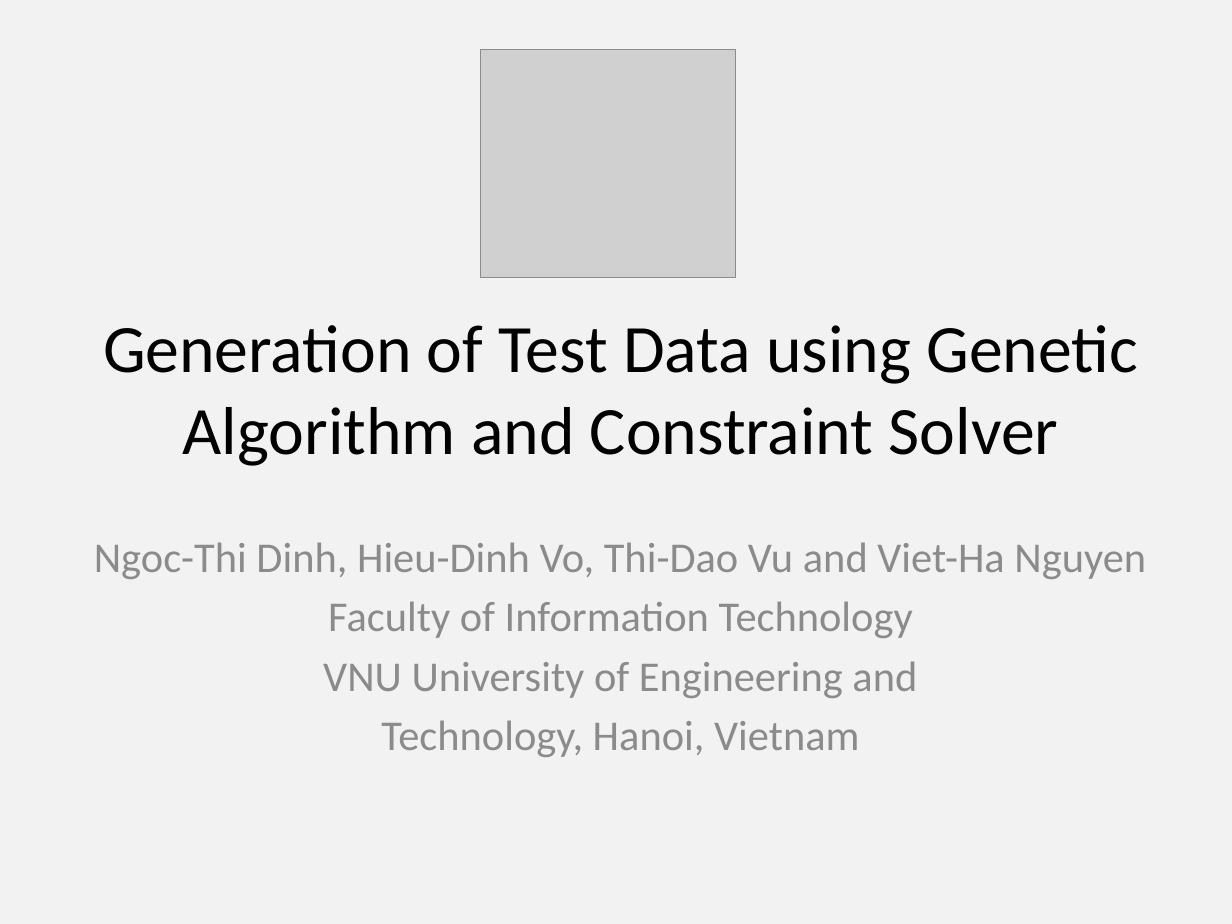
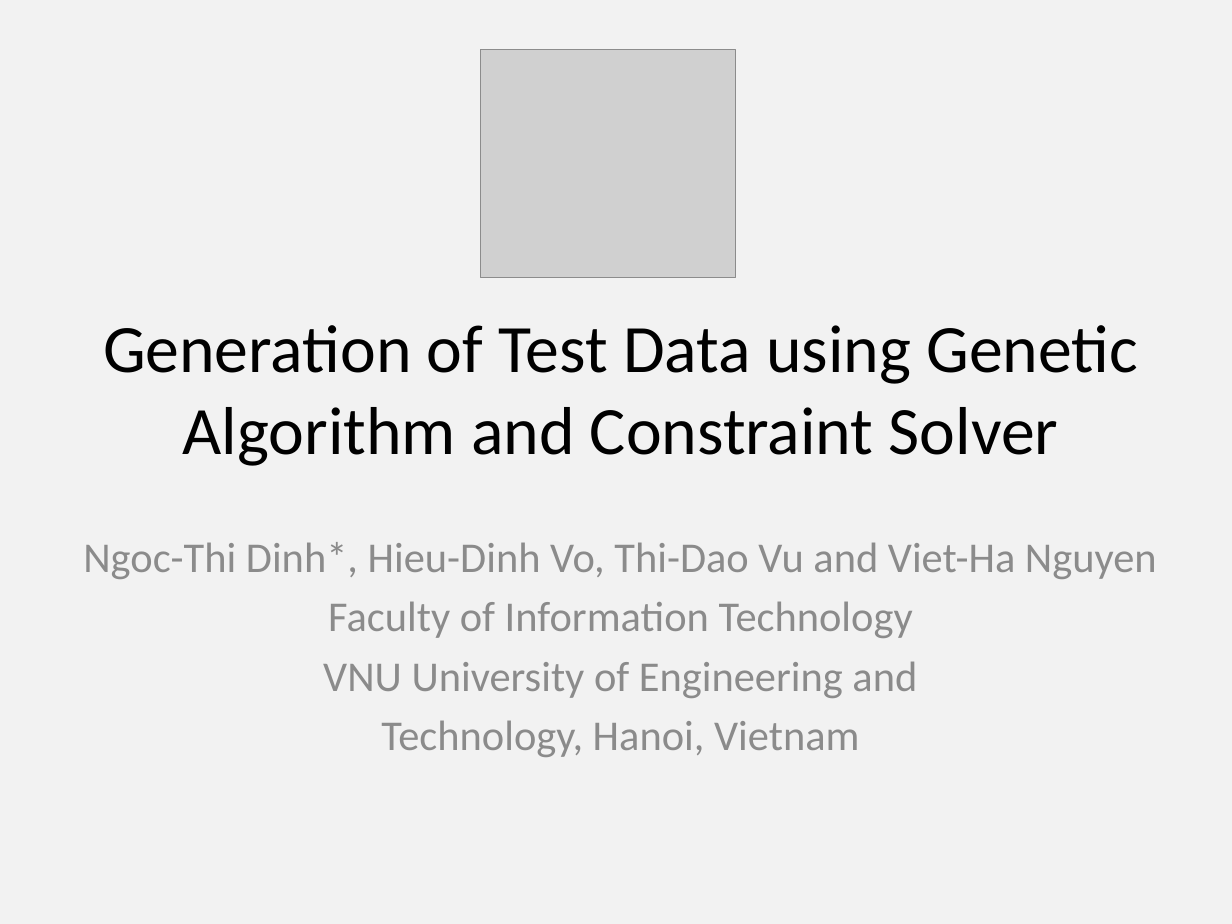
Before and after one commit to dinhngocthi/GAsource, a slide deck: slide 1 of CFT4CUnitSrc/src/report/ACIIDS2017_Presentation.pptx. Drawn at 1232x924 pixels with LibreOffice and Linux fonts; fonts in the diff are those of the drawing; grey boxes stand for pictures. Boxes give left, top, right and bottom in pixels: in the first picture for what was removed or moved away, otherwise in the second. Text is boxed around its words. In the diff, an @@ line names an element or a change of style, - is before the commit and + after.

```diff
--- a/CFT4CUnitSrc/src/report/ACIIDS2017_Presentation.pptx
+++ b/CFT4CUnitSrc/src/report/ACIIDS2017_Presentation.pptx
@@ subtitle at (83,542,1157,579): text changed @@
-Ngoc-Thi Dinh, Hieu-Dinh Vo, Thi-Dao Vu and Viet-Ha Nguyen
+Ngoc-Thi Dinh*, Hieu-Dinh Vo, Thi-Dao Vu and Viet-Ha Nguyen
```
